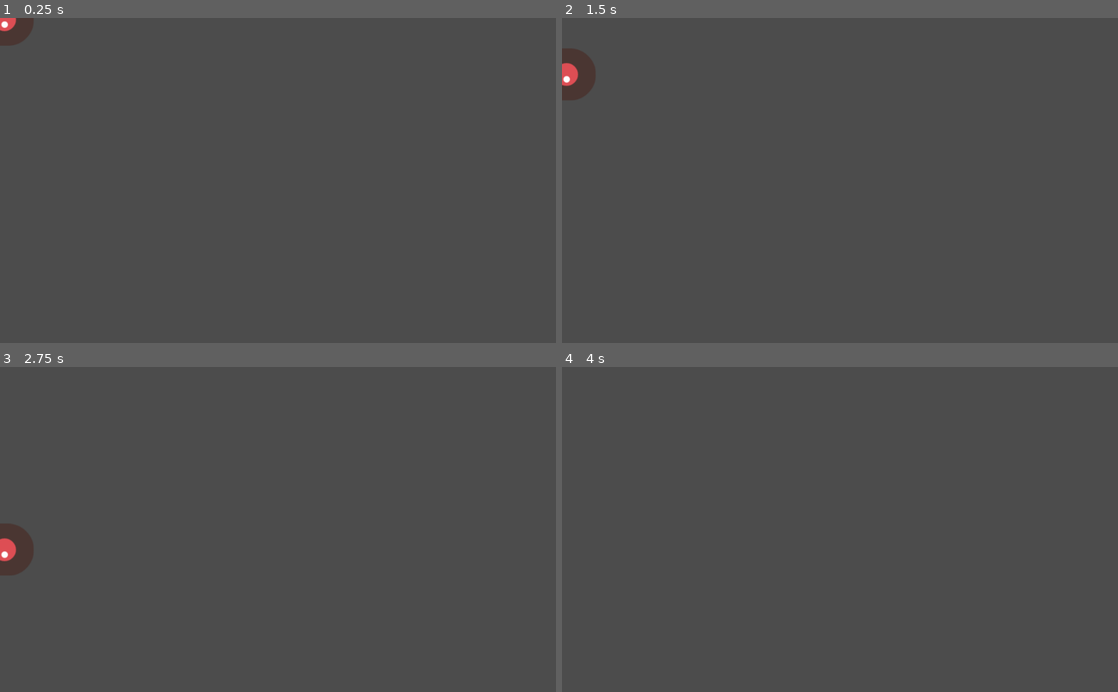
Above: before the commit, frames 1-4 (two rows, left to right).
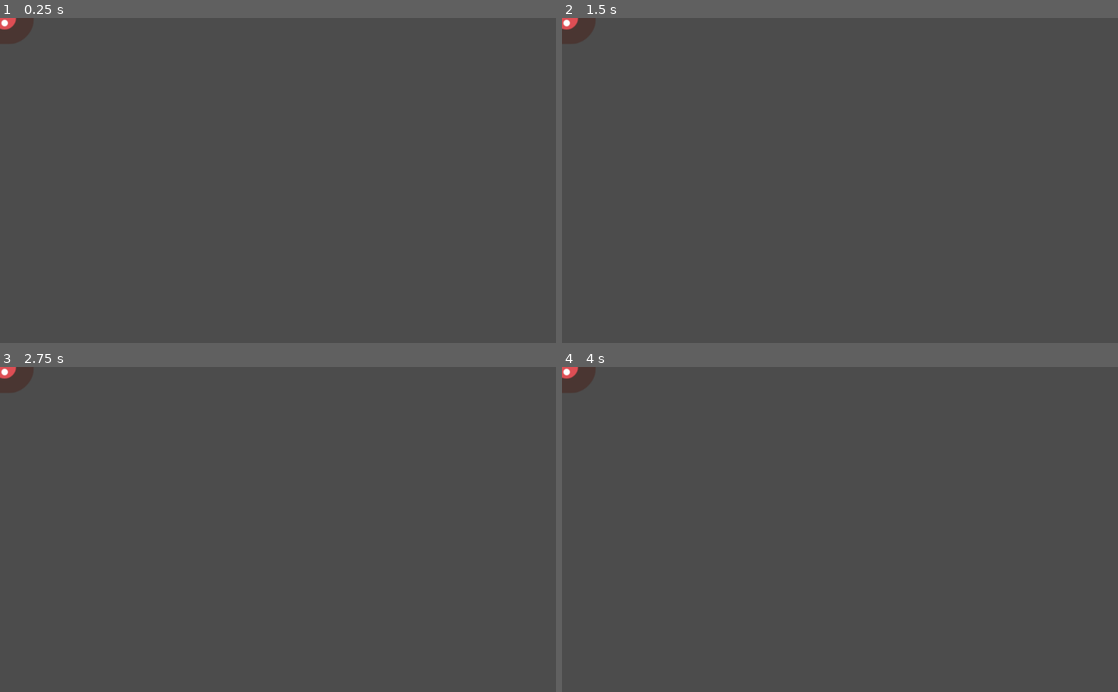
Above: after the commit, the same moments.

Repository: AbhinavRobinson/Godot-Tut-1
Game: Godot game, scene res://Mob.tscn
The game is run twice, just before and just after one commit, with the same random seed, the same clock (stepped at 60 frames per second) and the same inputs. The project has no main scene, so this scene is started directly.
Inputs:
- Up to frame 1 (0.25 s): no input
- Up to frame 2 (1.5 s): hold D (move_right) 0.53-1.28 s; hold S (move_down) from 1.28 s (still down)
- Up to frame 3 (2.75 s): release S (move_down) at 2.03 s; hold D (move_right) from 2.03 s (still down)
- Up to frame 4 (4 s): release D (move_right) at 2.78 s; hold W (move_up) 2.78-3.53 s; hold A (move_left) from 3.53 s (still down)

The runs differ from the first frame. In frame 1, less than 0.1% of the frame differs, in the area x 0-5%, y 0-9%; in frame 2, 1.2%; in frame 3, 1.2%, in the area x 0-6%, y 0-65%; in frame 4, 0.4%.

Commit message:
(feat): add mob destroy signal

Diff:
--- a/2d-dodge-the-creeps/Mob.gd
+++ b/2d-dodge-the-creeps/Mob.gd
@@ -5,9 +5,15 @@
 export var max_speed = 250.0
 
 func _ready():
+	# randomize seed
+	randomize()
 	# play anim
 	$AnimatedSprite.play()
 	# get all mob types
 	var mob_types = $AnimatedSprite.frames.get_animation_names()
 	# get random mob
 	$AnimatedSprite.animation = mob_types[randi() % mob_types.size()]
+
+# Destory monster when mob exits screen
+func _on_VisibilityNotifier2D_screen_exited():
+	queue_free()
--- a/2d-dodge-the-creeps/Mob.tscn
+++ b/2d-dodge-the-creeps/Mob.tscn
@@ -33,6 +33,7 @@
 [node name="Mob" type="RigidBody2D" groups=[
 "mobs",
 ]]
+gravity_scale = 0.0
 script = ExtResource( 7 )
 
 [node name="AnimatedSprite" type="AnimatedSprite" parent="."]
@@ -43,3 +44,8 @@
 [node name="CollisionShape2D" type="CollisionShape2D" parent="."]
 rotation = 1.5708
 shape = SubResource( 2 )
+
+[node name="VisibilityNotifier2D" type="VisibilityNotifier2D" parent="."]
+rect = Rect2( -50, -40, 100, 80 )
+
+[connection signal="screen_exited" from="VisibilityNotifier2D" to="." method="_on_VisibilityNotifier2D_screen_exited"]
